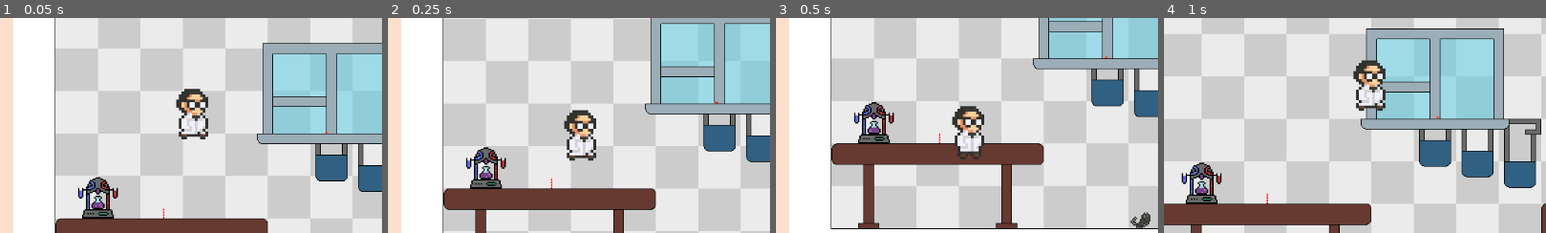
Above: before the commit, frames 1-4 (left to right).
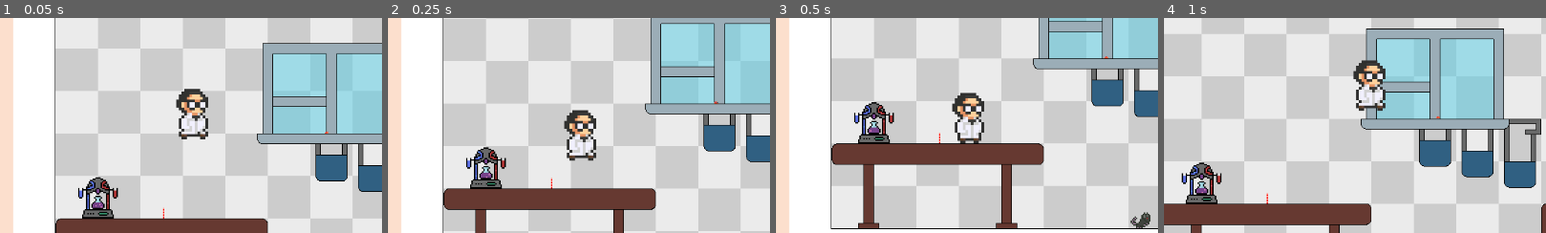
Above: after the commit, the same moments.

Repository: conor-wilson/dr-shrink
Game: Godot game, scene res://scenes/main.tscn
Same seed, same stepped clock (60 frames per second), same inputs: the game is played once before the commit and once after it. Sound files missing from this copy of the repository are replaced by a short silence.
Inputs:
- Up to frame 1 (0.05 s): no input
- Up to frame 2 (0.25 s): no input
- Up to frame 3 (0.5 s): no input
- Up to frame 4 (1 s): hold Right (Right) from 0.53 s (still down); tap Space (Shoot) at 0.6 s; tap W (Jump) at 0.77 s
The pictures show only the part of the screen within x 24-74%, y 28-78%; the shares and areas given below are measured in that part.

Frames 1-2 are identical in both runs. In frame 3, 1.9% of the frame differs, in the area x 46-55%, y 34-66%; in frame 4, nothing differs.

Commit message:
Fixed player idle animation

Diff:
--- a/shrinker/shrinker/scenes/entities/player.tscn
+++ b/shrinker/shrinker/scenes/entities/player.tscn
@@ -81,7 +81,7 @@
 }],
 "loop": true,
 "name": &"jump",
-"speed": 5.0
+"speed": 10.0
 }, {
 "frames": [{
 "duration": 1.0,
@@ -89,7 +89,7 @@
 }],
 "loop": true,
 "name": &"jump_gun",
-"speed": 5.0
+"speed": 10.0
 }, {
 "frames": [{
 "duration": 1.0,
@@ -118,7 +118,7 @@
 }],
 "loop": true,
 "name": &"walk",
-"speed": 5.0
+"speed": 10.0
 }, {
 "frames": [{
 "duration": 1.0,
@@ -147,7 +147,7 @@
 }],
 "loop": true,
 "name": &"walk_gun",
-"speed": 5.0
+"speed": 10.0
 }]
 
 [sub_resource type="CapsuleShape2D" id="CapsuleShape2D_0qok2"]
@@ -162,9 +162,8 @@
 [node name="AnimatedSprite2D" type="AnimatedSprite2D" parent="."]
 material = SubResource("ShaderMaterial_4p1pi")
 sprite_frames = SubResource("SpriteFrames_rolv3")
-animation = &"walk_gun"
+animation = &"idle_gun"
 autoplay = "walk"
-speed_scale = 2.0
 
 [node name="CollisionShape2D" type="CollisionShape2D" parent="."]
 shape = SubResource("CapsuleShape2D_0qok2")
